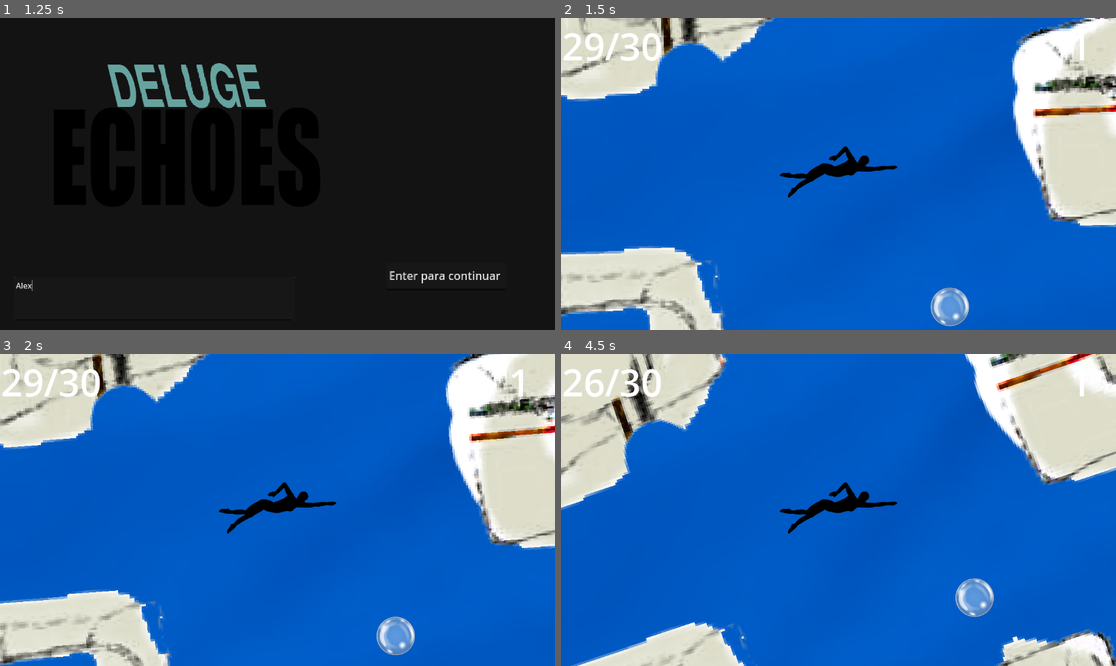
Above: before the commit, frames 1-4 (two rows, left to right).
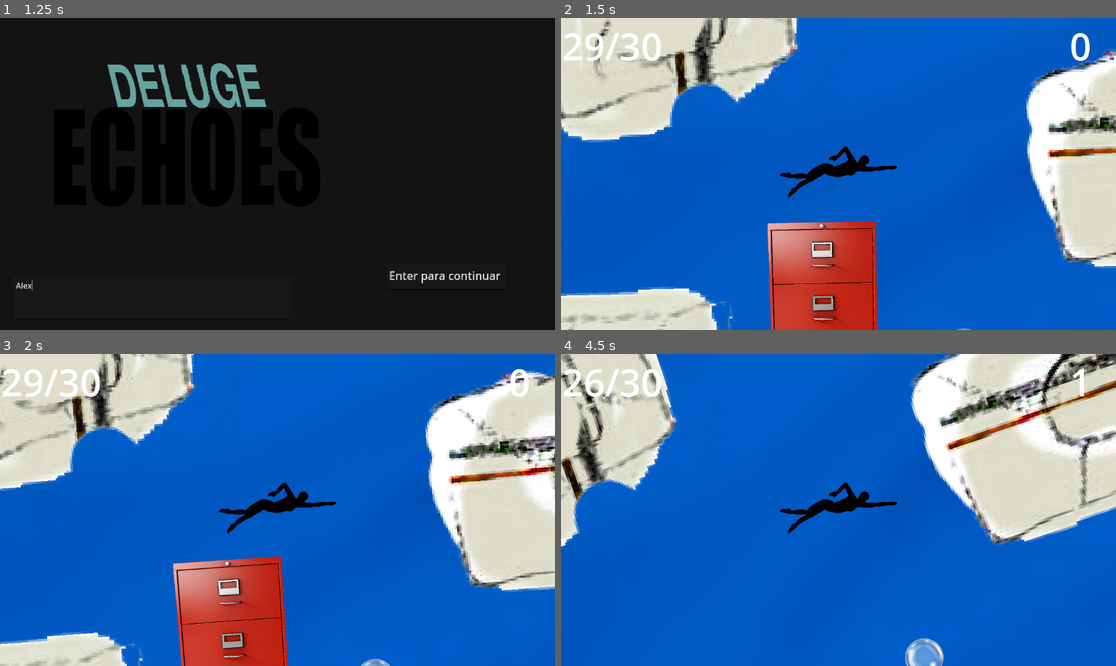
Above: after the commit, the same moments.

Repository: MAML8/GGJ2025
Game: Godot game, scene res://scenes/title.tscn
The game is run twice, just before and just after one commit, with the same random seed, the same clock (stepped at 60 frames per second) and the same inputs.
Inputs (mouse positions are in pixels of both pictures, inside the frame that each line leads up to):
- Up to frame 1 (1.25 s): click (155, 298) at 0.52 s; type "Alex" at 0.6 s
- Up to frame 2 (1.5 s): tap Enter (ui_accept) at 1.25 s; hold Right (ui_right) from 1.28 s (still down)
- Up to frame 3 (2 s): keep holding Right (ui_right); tap Enter (ui_accept) at 1.52 s
- Up to frame 4 (4.5 s): release Right (ui_right) at 2.03 s; hold Down (ui_down) 2.03-2.78 s; tap Enter (ui_accept) at 2.27, 3.77 s; hold Right (ui_right) 2.78-3.53 s; hold Up (ui_up) 3.53-4.28 s; hold Left (ui_left) from 4.28 s (still down)

Frame 1 is identical in both runs. In frame 2, 30% of the frame differs, in the area x 0-100%, y 0-100%; in frame 3, 31%; in frame 4, 28%.

Commit message:
agora sim fim da manutençãozinha, mas tem muita coisa pra fazer socorroooooooo

Diff:
--- a/scenes/instances/item.tscn
+++ b/scenes/instances/item.tscn
@@ -12,7 +12,7 @@
 script = ExtResource("2_mmnf8")
 
 [node name="CollisionShape2D" type="CollisionShape2D" parent="."]
-position = Vector2(-1.52588e-05, -1.92581)
+position = Vector2(-1.52588e-05, -1.92587)
 shape = SubResource("RectangleShape2D_7mh71")
 
 [node name="sprite" type="Sprite2D" parent="."]
--- a/shapes/walls.tres
+++ b/shapes/walls.tres
@@ -1,4 +1,4 @@
 [gd_resource type="RectangleShape2D" format=3 uid="uid://boqc5vjfye2su"]
 
 [resource]
-size = Vector2(710, 78)
+size = Vector2(163.5, 44)
